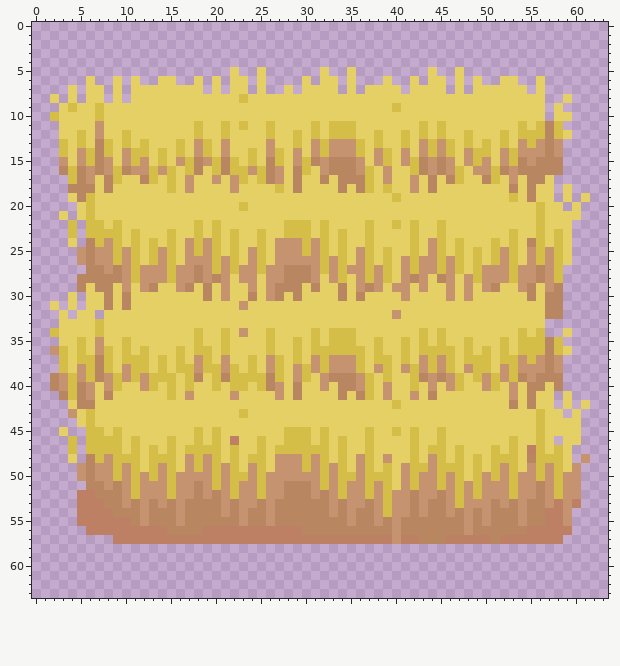
Two versions of one pixel-art sprite, sprites/wheat1.png. Above: the version before the commit.
The file is 256x256 pixels, drawn in blocks of 4x4; one block is one cell here.
After the commit:
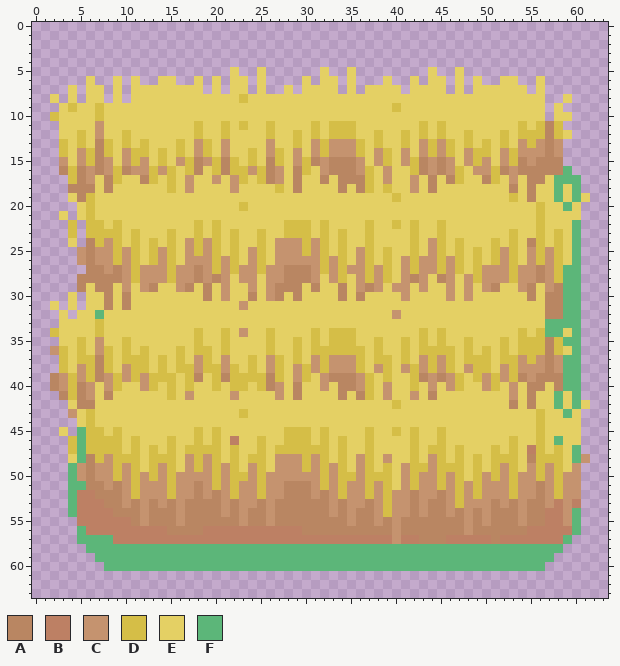
Palette (. is transparent): A #b98662  B #bd8064  C #c5936f  D #d5be47  E #e4d064  F #5cb679
Diff:
y 16: x 59 . -> F
y 17: x 58..60 ... -> FFF
y 18..19: x 58 . -> F; x 60 . -> F
y 20: x 59 . -> F
y 22..26: x 60 . -> F
y 27..31: x 59..60 .. -> FF
y 32: x 7 . -> F; x 59..60 .. -> FF
y 33: x 57..60 .... -> FFFF
y 34: x 57..58 .. -> FF; x 60 . -> F
y 35: x 59..60 .. -> FF
y 36: x 60 . -> F
y 37..40: x 59..60 .. -> FF
y 41..42: x 58 . -> F; x 60 . -> F
y 43: x 59 . -> F
y 45: x 5 . -> F
y 46: x 5 . -> F; x 58 . -> F
y 47..48: x 5 . -> F; x 60 . -> F
y 49..50: x 4 . -> F
y 51: x 4..5 .. -> FF
y 52..53: x 4 . -> F
y 54: x 4 . -> F; x 60 . -> F
y 55: x 60 . -> F
y 56: x 5 . -> F; x 60 . -> F
y 57: x 5..8 .... -> FFFF; x 59 . -> F
y 58: x 6..58 ..................................................... -> FFFFFFFFFFFFFFFFFFFFFFFFFFFFFFFFFFFFFFFFFFFFFFFFFFFFF
y 59: x 7..57 ................................................... -> FFFFFFFFFFFFFFFFFFFFFFFFFFFFFFFFFFFFFFFFFFFFFFFFFFF
y 60: x 8..56 ................................................. -> FFFFFFFFFFFFFFFFFFFFFFFFFFFFFFFFFFFFFFFFFFFFFFFFF
